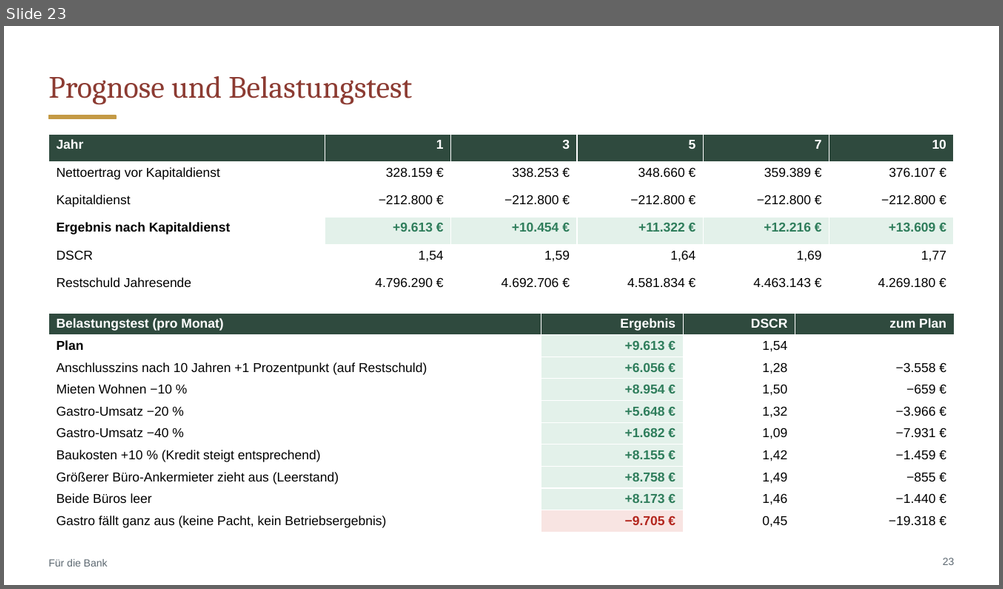
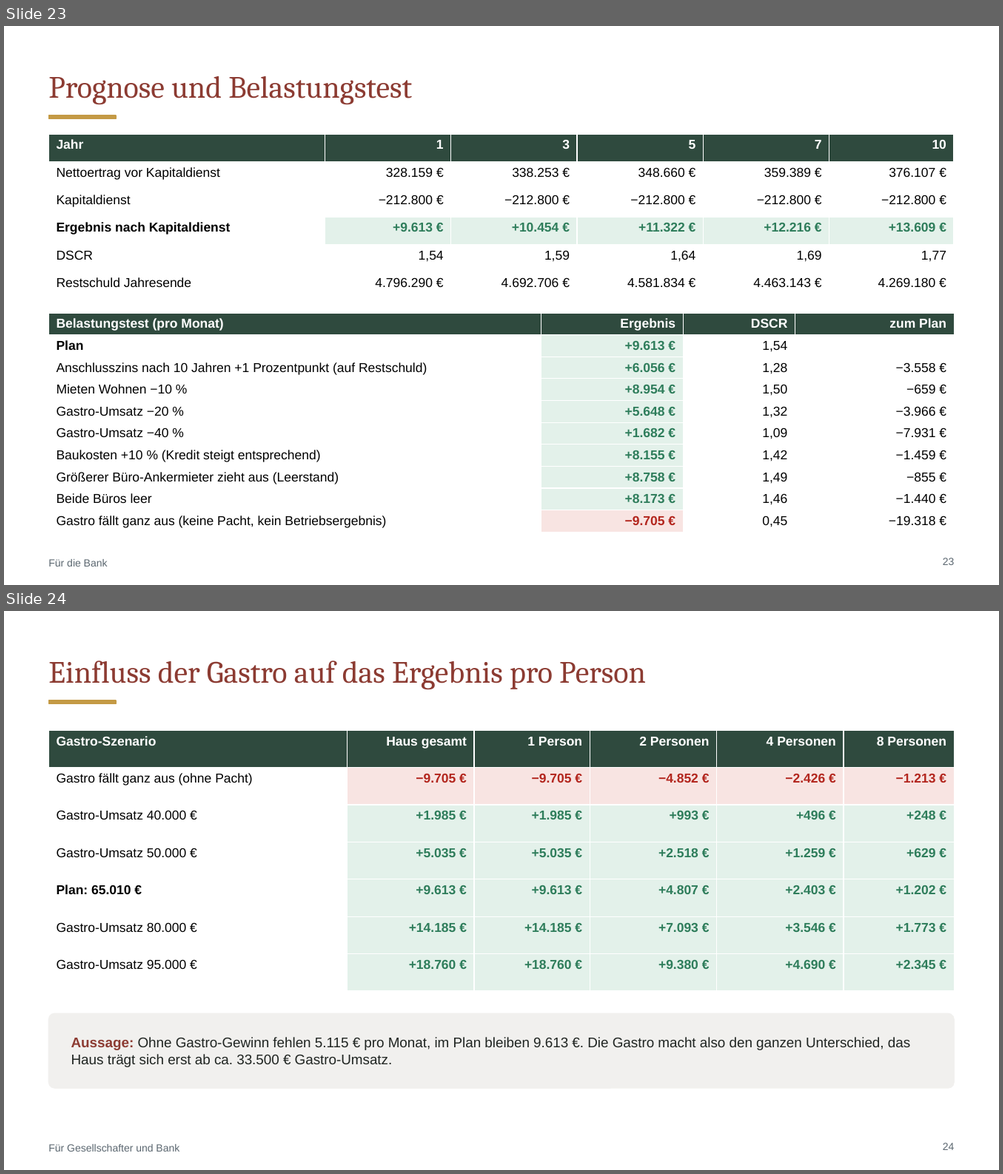
Before and after one commit to CartoonUsername/bau-projekt, a slide deck: praesentation/Neue-Mitte-Werlte_Baufeld3_8-Wohnungen_Grosse-Gastro-EG.pptx. Shown one above the other, each under a label of ours: slide 23 before the commit, slides 23 and 24 after it. The pictures are 1003x589 and 1003x1174 pixels, drawn with LibreOffice and Linux fonts; fonts in the diff are those of the drawing. Boxes give left, top, right and bottom in pixels: in the first picture for what was removed or moved away, otherwise in the second. Text is boxed around its words. In the diff, an @@ line names an element or a change of style, - is before the commit and + after.

```diff
--- a/praesentation/Neue-Mitte-Werlte_Baufeld3_8-Wohnungen_Grosse-Gastro-EG.pptx
+++ b/praesentation/Neue-Mitte-Werlte_Baufeld3_8-Wohnungen_Grosse-Gastro-EG.pptx
@@ slide 24 added at box(4, 611, 999, 1170), background #FFFFFF; not listed: 1 template element that a slide beside it also shows @@
@@ title added at box(48, 661, 646, 689), 30 pt, text #8C3B32 @@
+Einfluss der Gastro auf das Ergebnis pro Person
@@ table added at box(48, 730, 954, 972), 7 rows, 6 columns @@
+Gastro-Szenario | Haus gesamt | 1 Person | 2 Personen | 4 Personen | 8 Personen
+Gastro fällt ganz aus (ohne Pacht) | −9.705 € | −9.705 € | −4.852 € | −2.426 € | −1.213 €
+Gastro-Umsatz 40.000 € | +1.985 € | +1.985 € | +993 € | +496 € | +248 €
+Gastro-Umsatz 50.000 € | +5.035 € | +5.035 € | +2.518 € | +1.259 € | +629 €
+Plan: 65.010 € | +9.613 € | +9.613 € | +4.807 € | +2.403 € | +1.202 €
+Gastro-Umsatz 80.000 € | +14.185 € | +14.185 € | +7.093 € | +3.546 € | +1.773 €
+Gastro-Umsatz 95.000 € | +18.760 € | +18.760 € | +9.380 € | +4.690 € | +2.345 €
@@ rounded rectangle added at box(48, 1014, 954, 1088), fill #F1F0EE, outline #F1F0EE 1 pt @@
@@ text added at box(71, 1037, 910, 1068), 13.5 pt, text #1F2421 @@
+Aussage: Ohne Gastro-Gewinn fehlen 5.115 € pro Monat, im Plan bleiben 9.613 €. Die Gastro macht also den ganzen Unterschied, das Haus trägt sich erst ab ca. 33.500 € Gastro-Umsatz.
@@ page number added at box(942, 1143, 954, 1150), 10 pt, text #5B6770 @@
+24
@@ text added at box(48, 1145, 179, 1152), 10 pt, text #5B6770 @@
+Für Gesellschafter und Bank
```
Also in this commit, not shown: 2 other files.
